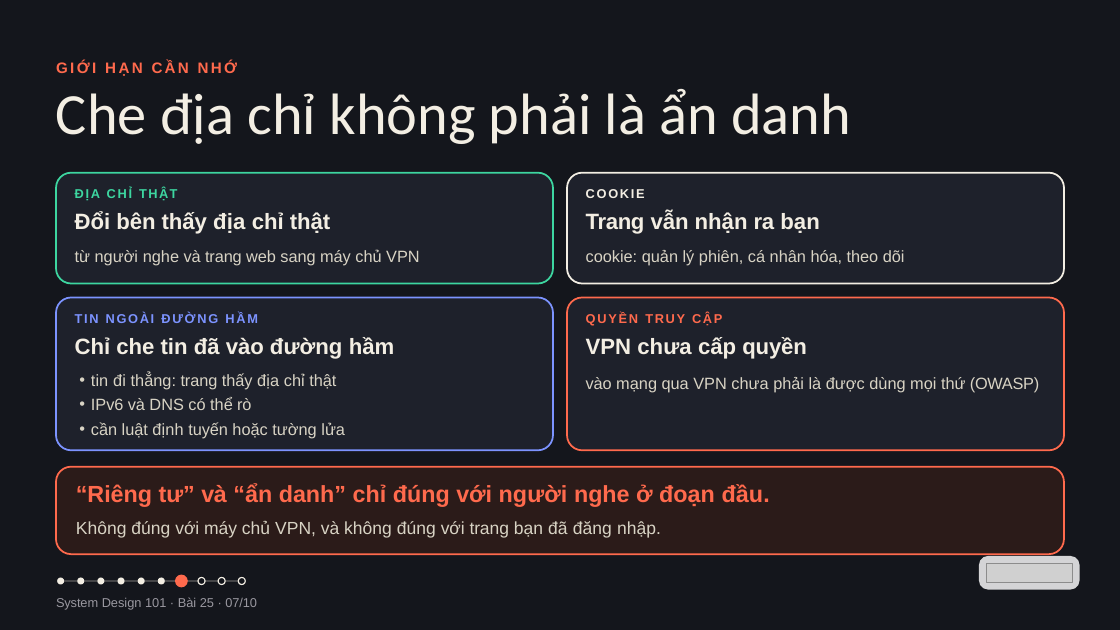
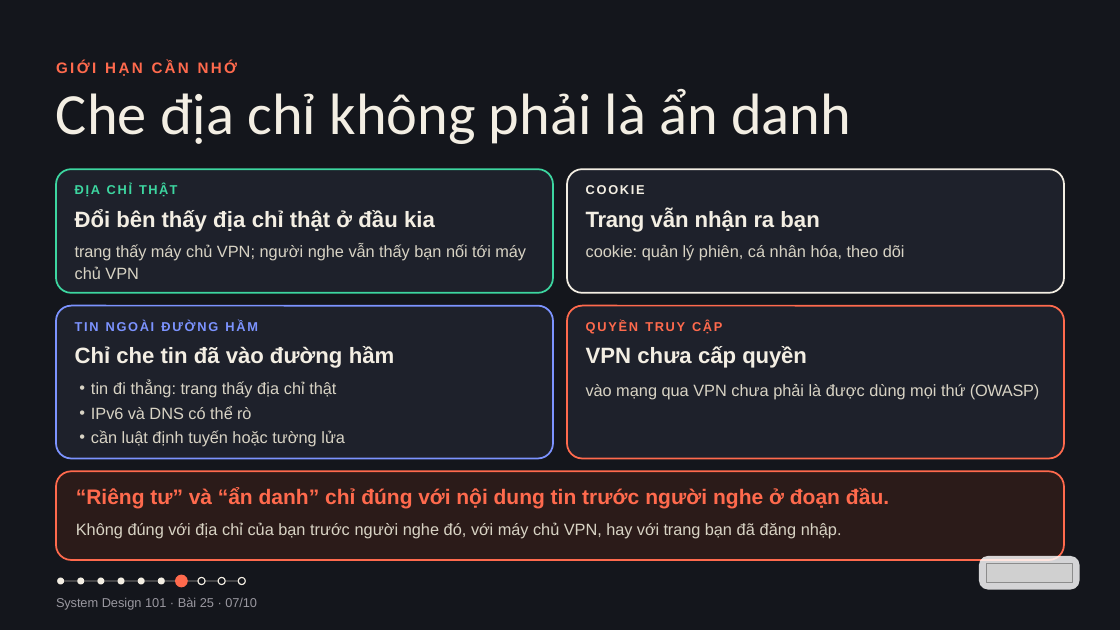
Before and after one commit to vohoailinh90/tool-marketing-studio, a slide deck: slide 7 of system-design-101/vi/lessons/sd-14-025/slides/sd-14-025.pptx. Drawn at 1120x630 pixels with LibreOffice and Linux fonts; fonts in the diff are those of the drawing; grey boxes stand for pictures. Boxes give left, top, right and bottom in pixels: in the first picture for what was removed or moved away, otherwise in the second. Text is boxed around its words. In the diff, an @@ line names an element or a change of style, - is before the commit and + after.

```diff
--- a/system-design-101/vi/lessons/sd-14-025/slides/sd-14-025.pptx
+++ b/system-design-101/vi/lessons/sd-14-025/slides/sd-14-025.pptx
@@ rounded rectangle resized from (x1=56, y1=172, x2=553, y2=283) to (x1=56, y1=169, x2=553, y2=293) @@
@@ proportions changed in 3 elements at (x1=56, y1=472, x2=1064, y2=560), (x1=56, y1=169, x2=553, y2=293), (x1=567, y1=169, x2=1064, y2=293) @@
@@ rounded rectangle resized from (x1=567, y1=172, x2=1064, y2=283) to (x1=567, y1=169, x2=1064, y2=293) @@
@@ text "ĐỊA CHỈ THẬT" moved from (x1=75, y1=188, x2=177, y2=201) to (x1=75, y1=184, x2=177, y2=197) @@
@@ vertical alignment top to middle in 5 elements at (x1=586, y1=209, x2=819, y2=232), (x1=75, y1=346, x2=395, y2=368), (x1=586, y1=346, x2=807, y2=368), (x1=76, y1=488, x2=889, y2=509), (x1=75, y1=209, x2=435, y2=232) @@
@@ text at (x1=75, y1=209, x2=435, y2=232): text changed @@
-Đổi bên thấy địa chỉ thật
+Đổi bên thấy địa chỉ thật ở đầu kia
@@ text "COOKIE" moved from (x1=586, y1=189, x2=645, y2=198) to (x1=586, y1=185, x2=645, y2=194) @@
@@ text "cookie: quản lý phiên, cá ..." at (x1=586, y1=245, x2=905, y2=261): line spacing 1 to 27.3pt @@
@@ text at (x1=75, y1=244, x2=526, y2=279): text changed @@
-từ người nghe và trang web sang máy chủ VPN
+trang thấy máy chủ VPN; người nghe vẫn thấy bạn nối tới máy chủ VPN
@@ 3 texts, 2 rounded rectangles moved together from (x1=56, y1=297, x2=1064, y2=450) to (x1=56, y1=306, x2=1064, y2=459) @@
@@ text "vào mạng qua VPN chưa ..." moved from (x1=586, y1=377, x2=1039, y2=393) to (x1=586, y1=384, x2=1039, y2=400) @@
@@ rounded rectangle moved from (x1=56, y1=466, x2=1064, y2=554) to (x1=56, y1=472, x2=1064, y2=560) @@
@@ text at (x1=76, y1=488, x2=889, y2=509): text changed; size 30 to 27 pt @@
-“Riêng tư” và “ẩn danh” chỉ đúng với người nghe ở đoạn đầu.
+“Riêng tư” và “ẩn danh” chỉ đúng với nội dung tin trước người nghe ở đoạn đầu.
@@ text at (x1=76, y1=522, x2=842, y2=539): text changed; size 22.5 to 21 pt @@
-Không đúng với máy chủ VPN, và không đúng với trang bạn đã đăng nhập.
+Không đúng với địa chỉ của bạn trước người nghe đó, với máy chủ VPN, hay với trang bạn đã đăng nhập.
```
Also in this commit, not shown: 4 other slides changed.
